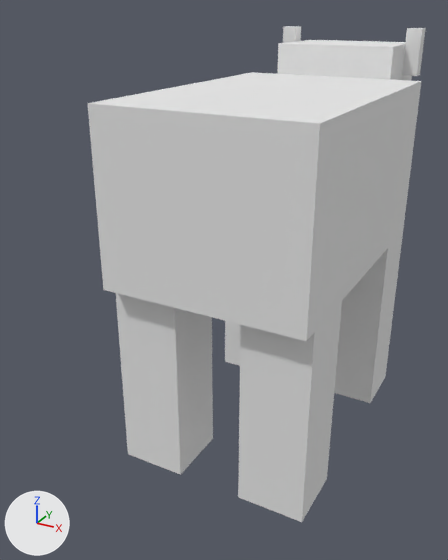
An edit to the Blender file Minecraft Client/Assets/_Project/Meshes/Entity/Cow.blend, drawn before and after from the same camera.
Both versions are drawn from a 50 mm camera at (0.93, -2.07, 0.58) aimed at (-0.14, -0.13, -0.39). Arrows for +X, +Y and +Z are at lower left; the lights stay in place.
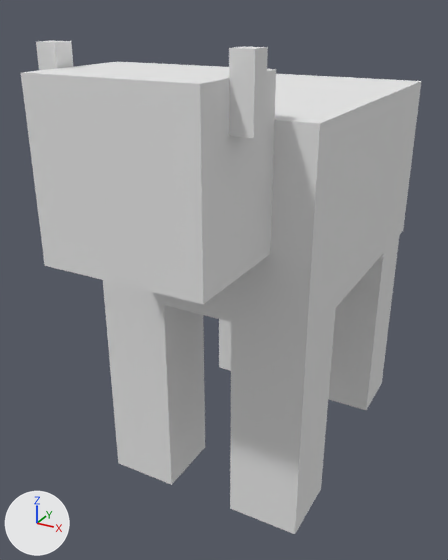
The change, as a diff of the scene's bpy script:
```diff
--- a/Minecraft Client/Assets/_Project/Meshes/Entity/Cow.blend.py
+++ b/Minecraft Client/Assets/_Project/Meshes/Entity/Cow.blend.py
@@ ob_cube_004 @@
 ob_cube_004 = bpy.data.objects.new('Cube.004', me_cube_002)
-ob_cube_004.location = (0.25, 0.438, -0.312)
+ob_cube_004.location = (0.25, 0.375, -0.312)
@@ ob_cube_003 @@
 ob_cube_003 = bpy.data.objects.new('Cube.003', me_cube_002)
-ob_cube_003.location = (0.25, -0.375, -0.312)
+ob_cube_003.location = (0.25, -0.438, -0.312)
@@ ob_cube_002 @@
 ob_cube_002 = bpy.data.objects.new('Cube.002', me_cube_002)
-ob_cube_002.location = (-0.25, -0.375, -0.312)
+ob_cube_002.location = (-0.25, -0.438, -0.312)
@@ ob_cube_001 @@
 ob_cube_001 = bpy.data.objects.new('Cube.001', me_cube_002)
-ob_cube_001.location = (-0.25, 0.438, -0.312)
+ob_cube_001.location = (-0.25, 0.375, -0.312)
@@ ob_cube @@
 ob_cube = bpy.data.objects.new('Cube', me_cube)
-ob_cube.location = (0.0, 0.562, 0.188)
+ob_cube.location = (0.0, -0.562, 0.188)
+ob_cube.rotation_euler = (0.0, 0.0, -3.142)  # degrees (0, 0, -180)
```

Location of each change, (x1, y1, x2, y2) in pixels of the pictures (448 x 560 px):
'Cube', moved, turned
    before: (277, 26, 426, 81)
    after: (21, 41, 276, 304)
'Cube.003', moved
    before: (238, 301, 342, 522)
    after: (230, 308, 336, 534)
'Cube.002', moved
    before: (116, 293, 213, 475)
    after: (104, 290, 205, 485)
'Cube.004', moved
    before: (334, 231, 403, 403)
    after: (328, 235, 400, 410)
'Cube.001', moved
    before: (225, 321, 240, 366)
    after: (219, 319, 231, 371)
